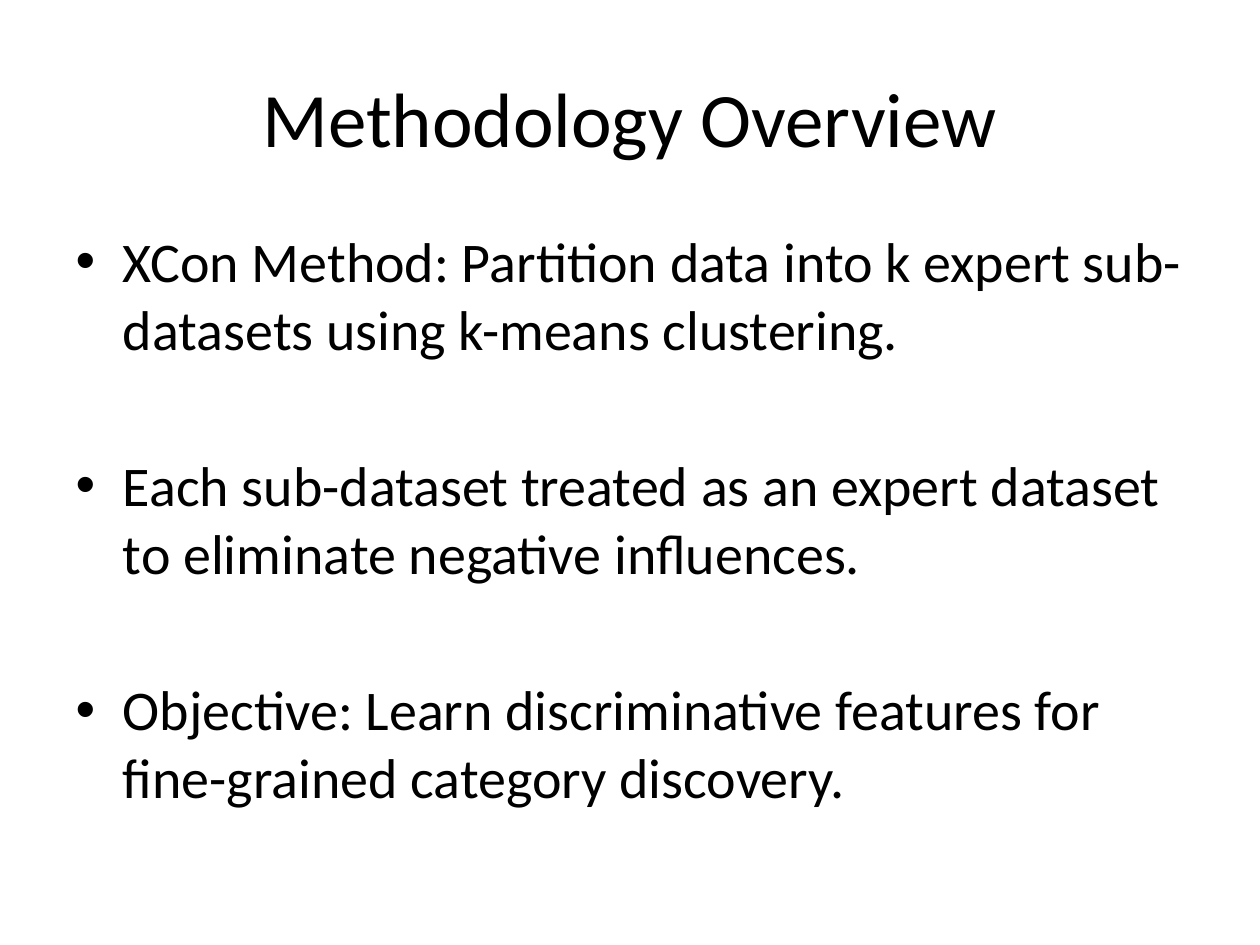
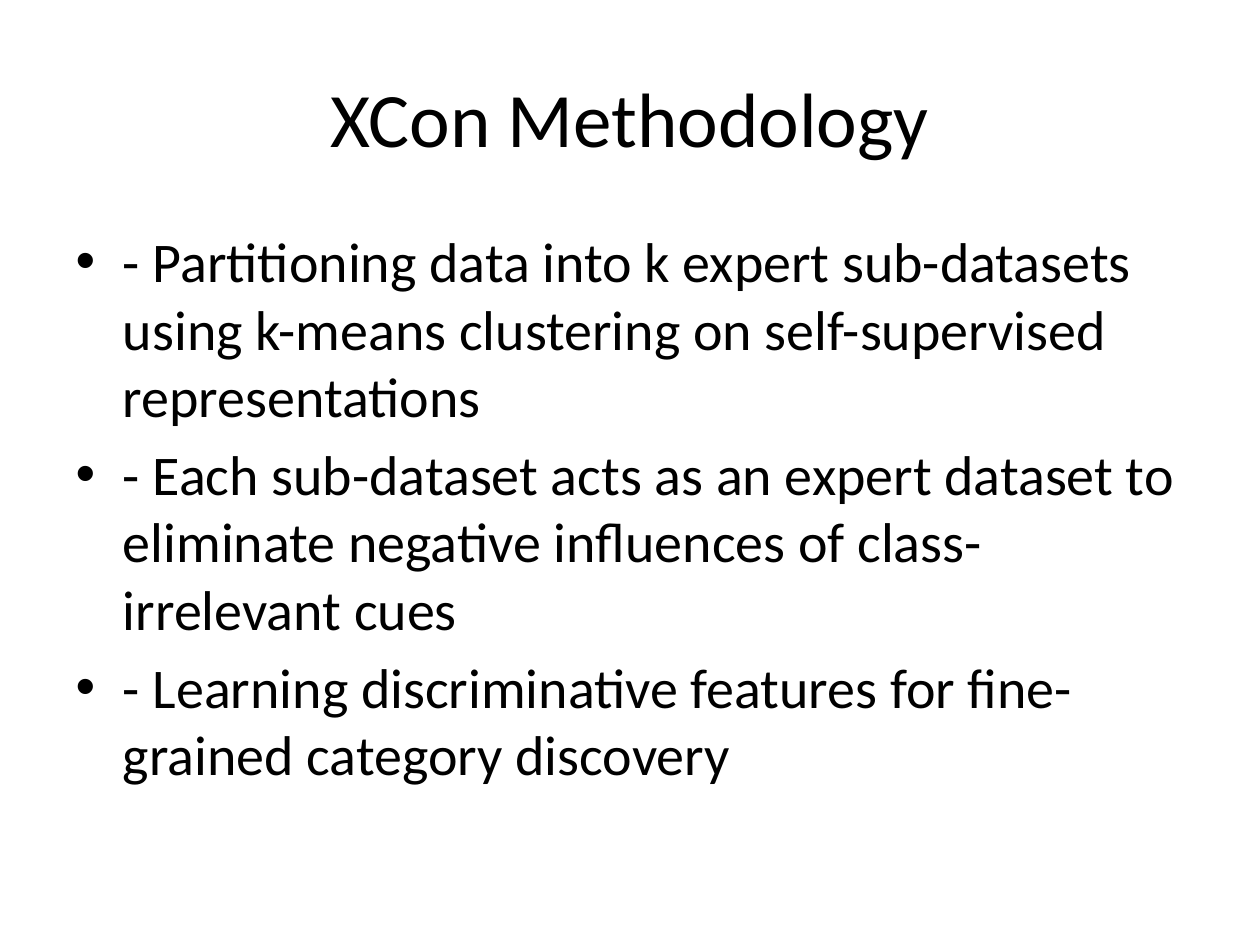
Before and after one commit to StephanieMussi/GRASPER, a slide deck: slide 4 of presentation.pptx (slide 3 before the commit). Drawn at 1260x945 pixels with LibreOffice and Linux fonts; fonts in the diff are those of the drawing. Boxes give left, top, right and bottom in pixels: in the first picture for what was removed or moved away, otherwise in the second. Text is boxed around its words. In the diff, an @@ line names an element or a change of style, - is before the commit and + after.

```diff
--- a/presentation.pptx
+++ b/presentation.pptx
@@ title at bbox=[331, 93, 929, 161]: text changed @@
-Methodology Overview
+XCon Methodology
@@ text at bbox=[123, 243, 1174, 785]: text changed @@
-• XCon Method: Partition data into k expert sub-datasets using k-means clustering.
-• Each sub-dataset treated as an expert dataset to eliminate negative influences.
-• Objective: Learn discriminative features for fine-grained category discovery.
+• - Partitioning data into k expert sub-datasets using k-means clustering on self-supervised representations
+• - Each sub-dataset acts as an expert dataset to eliminate negative influences of class-irrelevant cues
+• - Learning discriminative features for fine-grained category discovery
```
Also in this commit, not shown: 7 other slides changed, 2 slides added, 5 slides removed, 1 other file.
